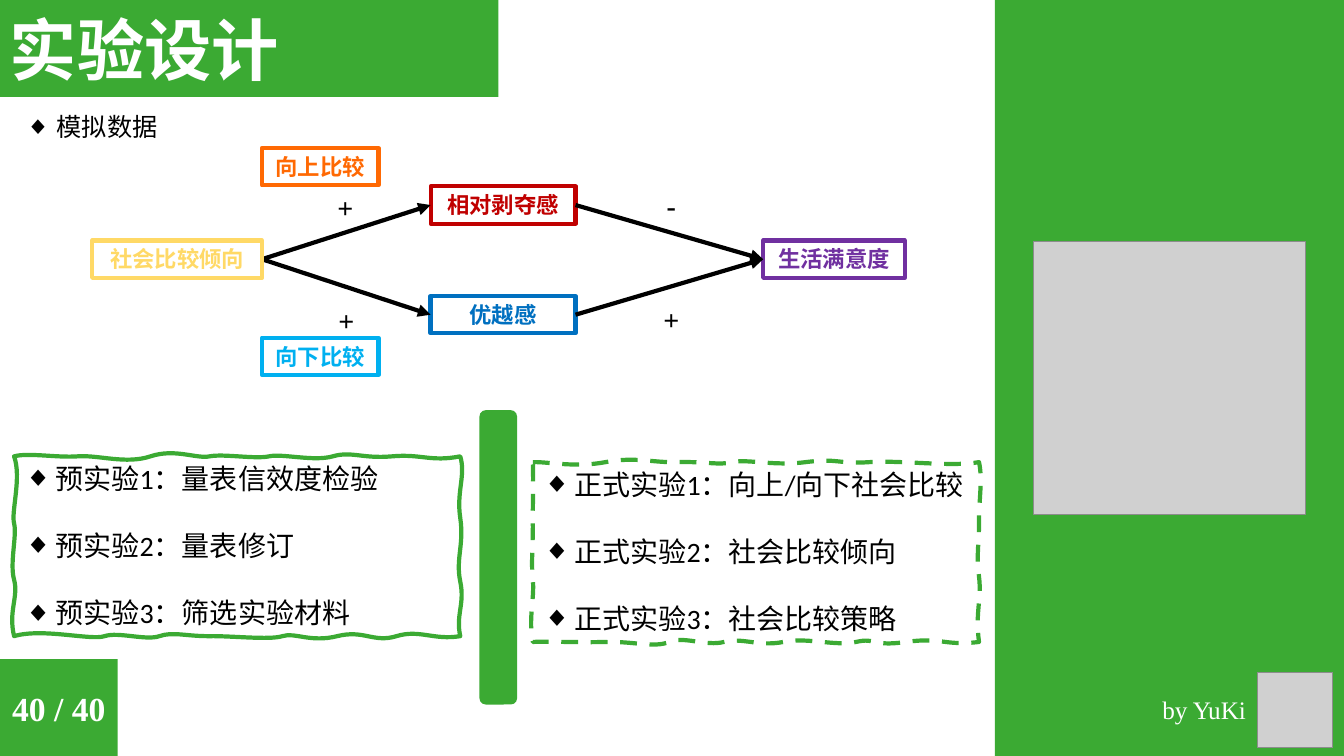
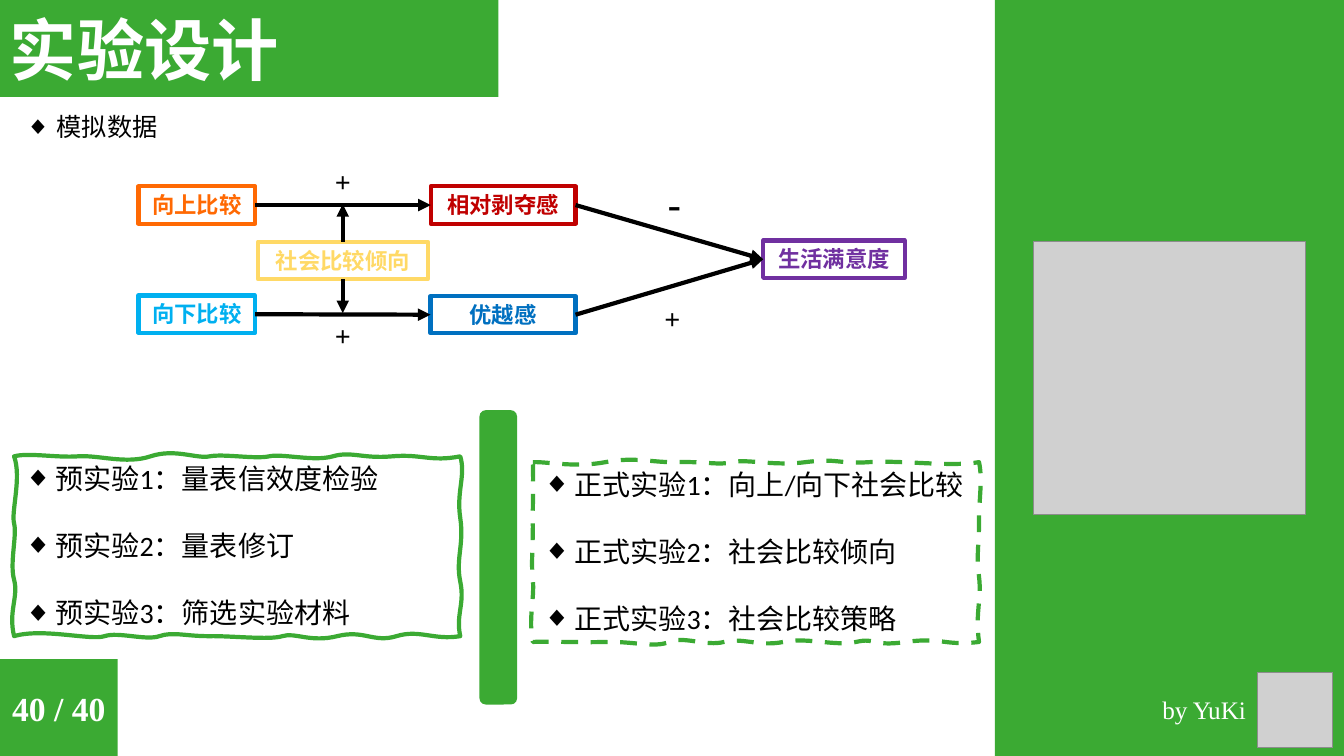
Before and after one commit to sinnyuki/SCO, a slide deck: slide 12 of 6_Reports/6_3_Midterm_Report/Midterm_Report.pptx. Drawn at 1344x756 pixels with LibreOffice and Linux fonts; fonts in the diff are those of the drawing; grey boxes stand for pictures. Boxes give left, top, right and bottom in pixels: in the first picture for what was removed or moved away, otherwise in the second. Text is boxed around its words. In the diff, an @@ line names an element or a change of style, - is before the commit and + after.

```diff
--- a/6_Reports/6_3_Midterm_Report/Midterm_Report.pptx
+++ b/6_Reports/6_3_Midterm_Report/Midterm_Report.pptx
@@ text "+": place and size @@
-text "+" at box(324, 186, 367, 230)
+text "+" at box(322, 160, 365, 205)
@@ text "-": place and size @@
-text "-" at box(650, 184, 694, 228)
+text "-" at box(653, 174, 697, 232)
@@ text "-" at box(653, 174, 697, 232): size 20 to 28 pt @@
@@ rectangle "向上比较": place and size @@
-rectangle "向上比较" at box(262, 148, 379, 186)
+rectangle "向上比较" at box(138, 187, 255, 224)
@@ arrow moved from (262, 259) - (431, 205) to (255, 205) - (431, 205) @@
@@ arrow added from (343, 242) to (343, 204), #000000 3 pt @@
@@ rectangle "社会比较倾向": place and size @@
-rectangle "社会比较倾向" at box(92, 241, 261, 278)
+rectangle "社会比较倾向" at box(258, 242, 427, 279)
@@ rectangle "向下比较": place and size @@
-rectangle "向下比较" at box(262, 338, 379, 375)
+rectangle "向下比较" at box(138, 295, 255, 333)
@@ arrow added from (343, 279) to (343, 314), #000000 3 pt @@
@@ arrow moved from (262, 259) - (431, 315) to (255, 315) - (431, 315) @@
@@ text "+": place and size @@
-text "+" at box(325, 298, 368, 343)
+text "+" at box(322, 314, 365, 358)
```
Also in this commit, not shown: 4 other slides changed, 15 slides added, 2 slides removed, 33 other files.
